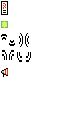
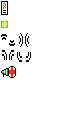
Comparing the layer stacks of the two 64x128 images. Changes:
painted on "Layer" over [8, 66, 16, 78]
